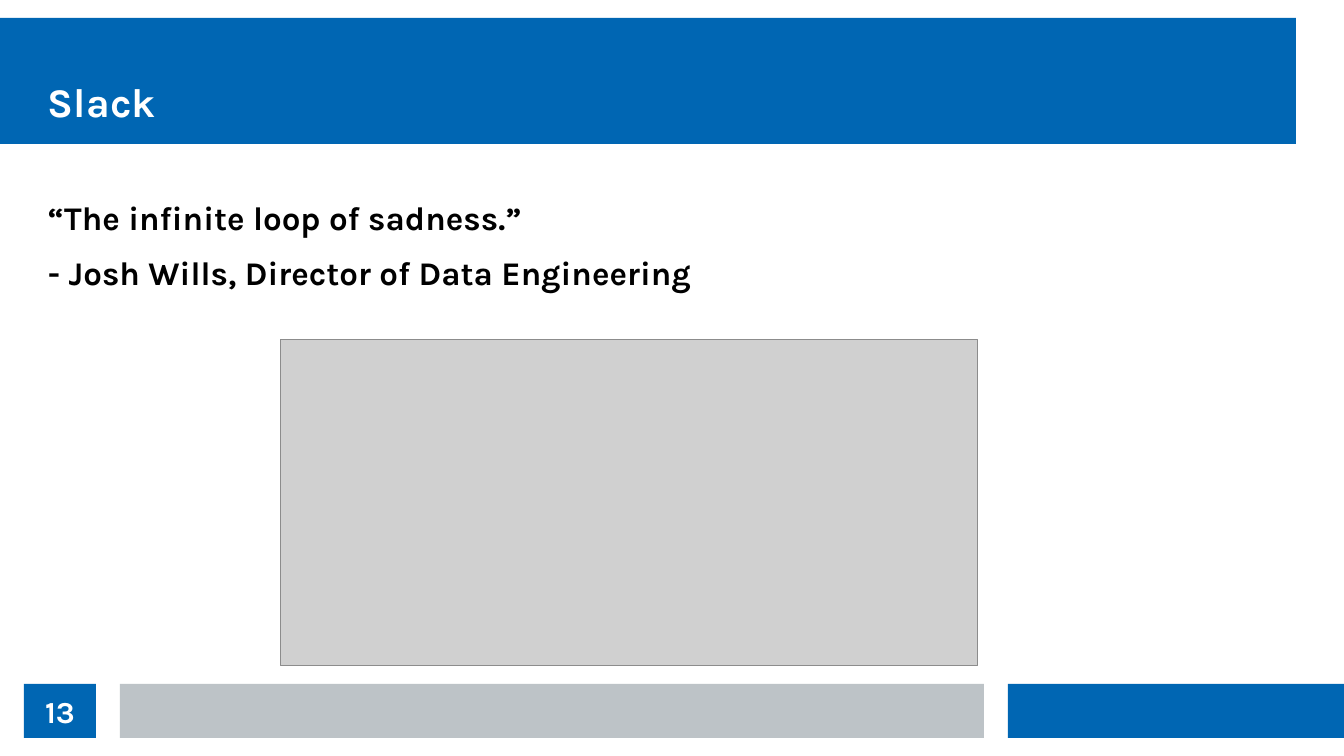
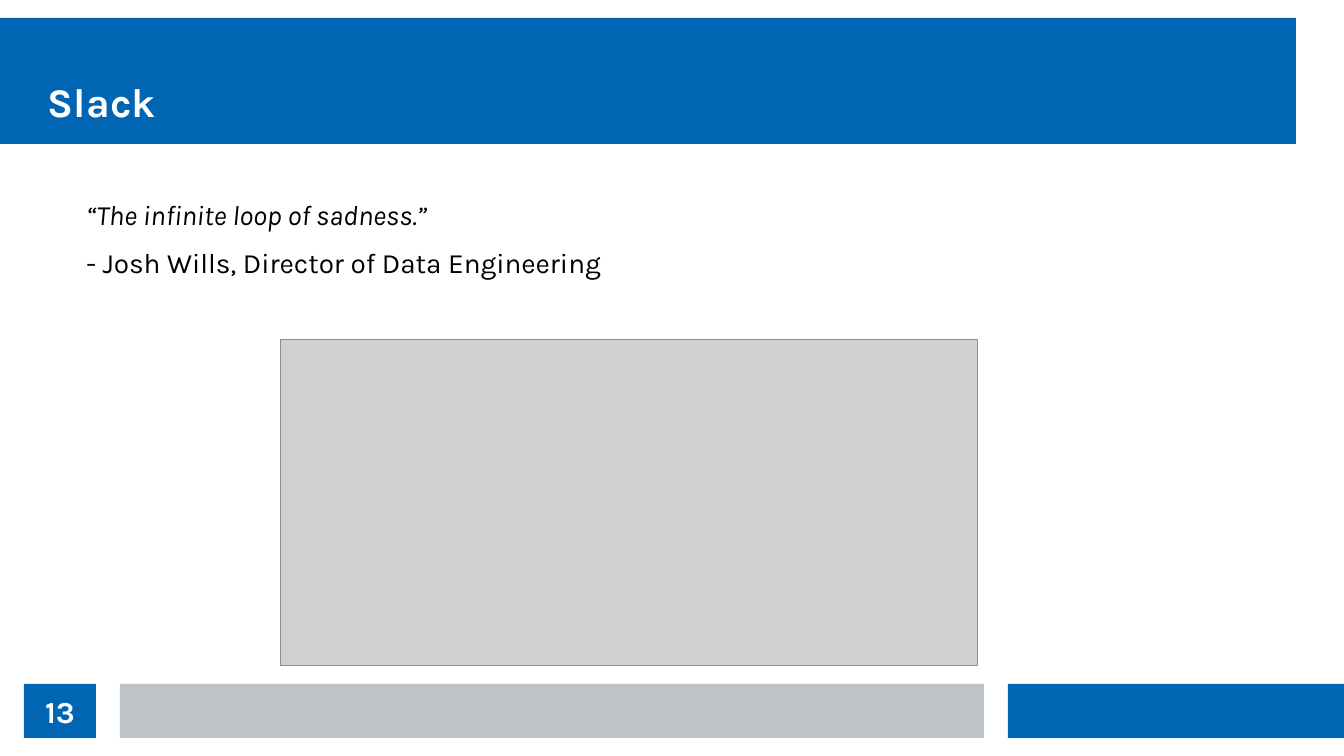
Before and after one commit to thomasnield/kotlin_data_science_talk_ChicagoJUG, a slide deck: slide 13 of kotlin_data_science_talk_chijug_slides.odp. Drawn at 1344x756 pixels with LibreOffice and Linux fonts; fonts in the diff are those of the drawing; grey boxes stand for pictures. Boxes give left, top, right and bottom in pixels: in the first picture for what was removed or moved away, otherwise in the second. Text is boxed around its words. In the diff, an @@ line names an element or a change of style, - is before the commit and + after.

```diff
--- a/kotlin_data_science_talk_chijug_slides.odp
+++ b/kotlin_data_science_talk_chijug_slides.odp
@@ text "“The infinite loop of sadness.”" at (86, 205, 601, 280): size 19.5 to 16.5 pt, bold off; italic on in "“The infinite loop of sadness.”"; list level 1 to 2 in "“The infinite loop of sadness.”"; list level 1 to 2 in "- Josh Wills, Director of ..." @@
```
Also in this commit, not shown: 6 other slides changed.
